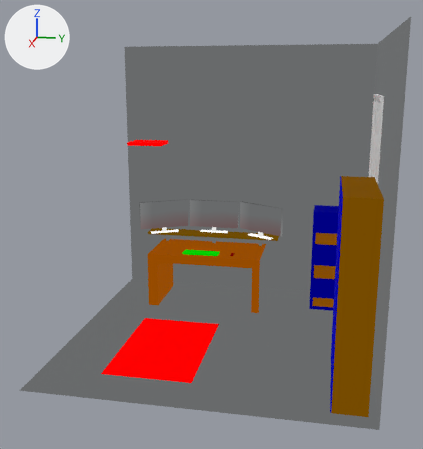
One commit to the glTF model public/models/NewthreeJsScene.glb: the scene before it, then after it.
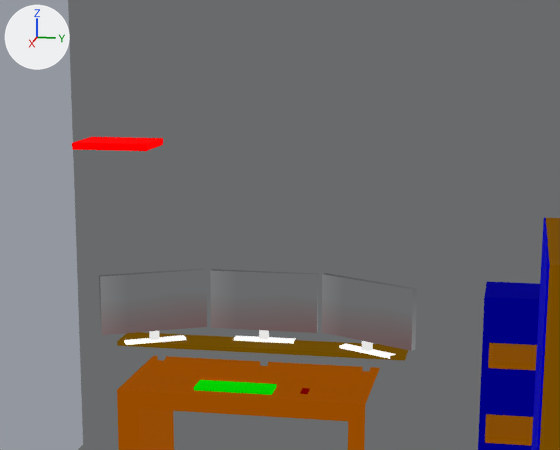
Old and new are each drawn whole from a camera (50 mm lens) standing at (360.8, 90.7, 132.9) and looking at (61.1, 30.7, 57.9) and again close up on the part from 22% to 82% of the width and 17% to 63% of the height. The lights are fixed; the arrows at upper left show +X, +Y and +Z. Where no turn or scale is listed for an object, it has been applied to the vertices.

The first close-up shows 'Cube.003', 'Experience and projects.004', 'Keyboard.001', 'LeftDoor.001', 'MainBody.001', 'Monitor 1.001', 'Monitor 2.001', 'Monitor 3.001', 'RightDoor.001', 'Table.001', 'Walls.001'.
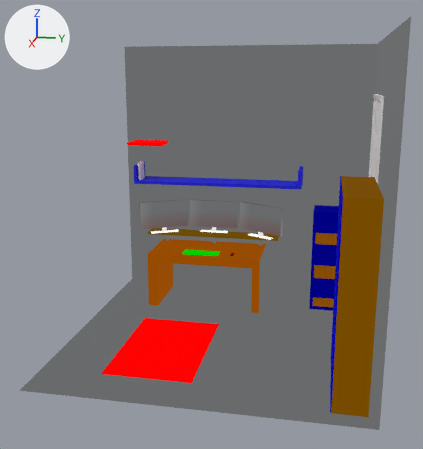
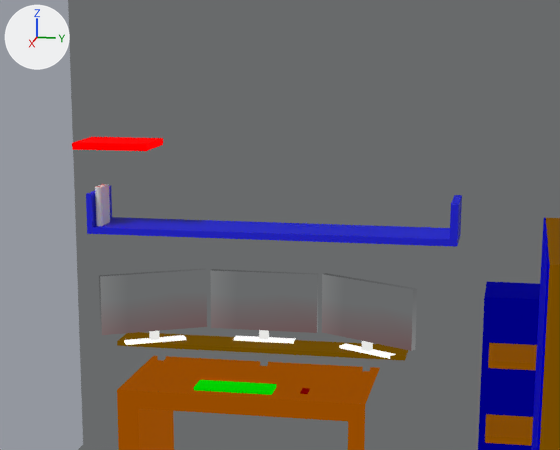
The change, as a diff of the scene's bpy script:
```diff
--- a/public/models/NewthreeJsScene.glb.py
+++ b/public/models/NewthreeJsScene.glb.py
@@ mat_blue @@
+mat_blue = principled_material('Blue')
+mat_blue.base_color = (0.0, 0.00283, 0.8)  # blue #0009e7
@@ me_cylinder_001 @@
+me_cylinder_001.from_pydata(...)  # 97 vertices, 188 faces; spans x -7.2..1.0, y -1.0..1.0, z -5.82..5.81
@@ me_cube_029 @@
+me_cube_029.from_pydata(...)  # 24 vertices, 38 faces; spans x -4.3..15.2, y -54.7..54.7, z -1.0..10.9
+me_cube_029.materials.append(mat_blue)  # blue #0009e7
@@ ob_book_001 @@
+ob_book_001 = bpy.data.objects.new('Book.001', me_cylinder_001)
+ob_book_001.location = (-7.9, -31.7, 74.6)
@@ ob_bookstand_001 @@
+ob_bookstand_001 = bpy.data.objects.new('BookStand.001', me_cube_029)
+ob_bookstand_001.location = (-20.2, 20.0, 67.7)
```

Pixel boxes (x1, y1, x2, y2) of what changed, in the close-ups (560 x 450 px):
'BookStand.001', added (blue)
    after: (86, 186, 462, 247)
'Book.001', added
    after: (95, 184, 110, 226)
